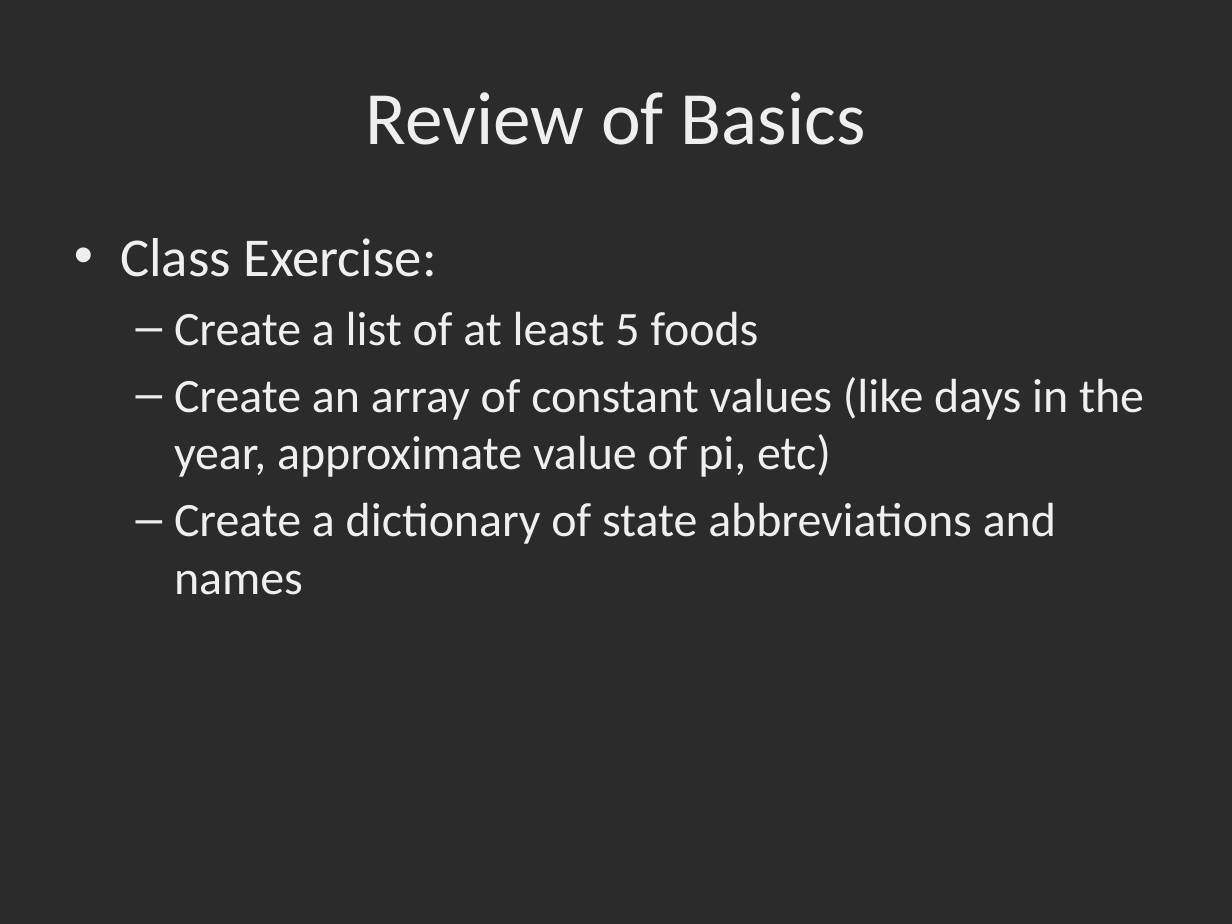
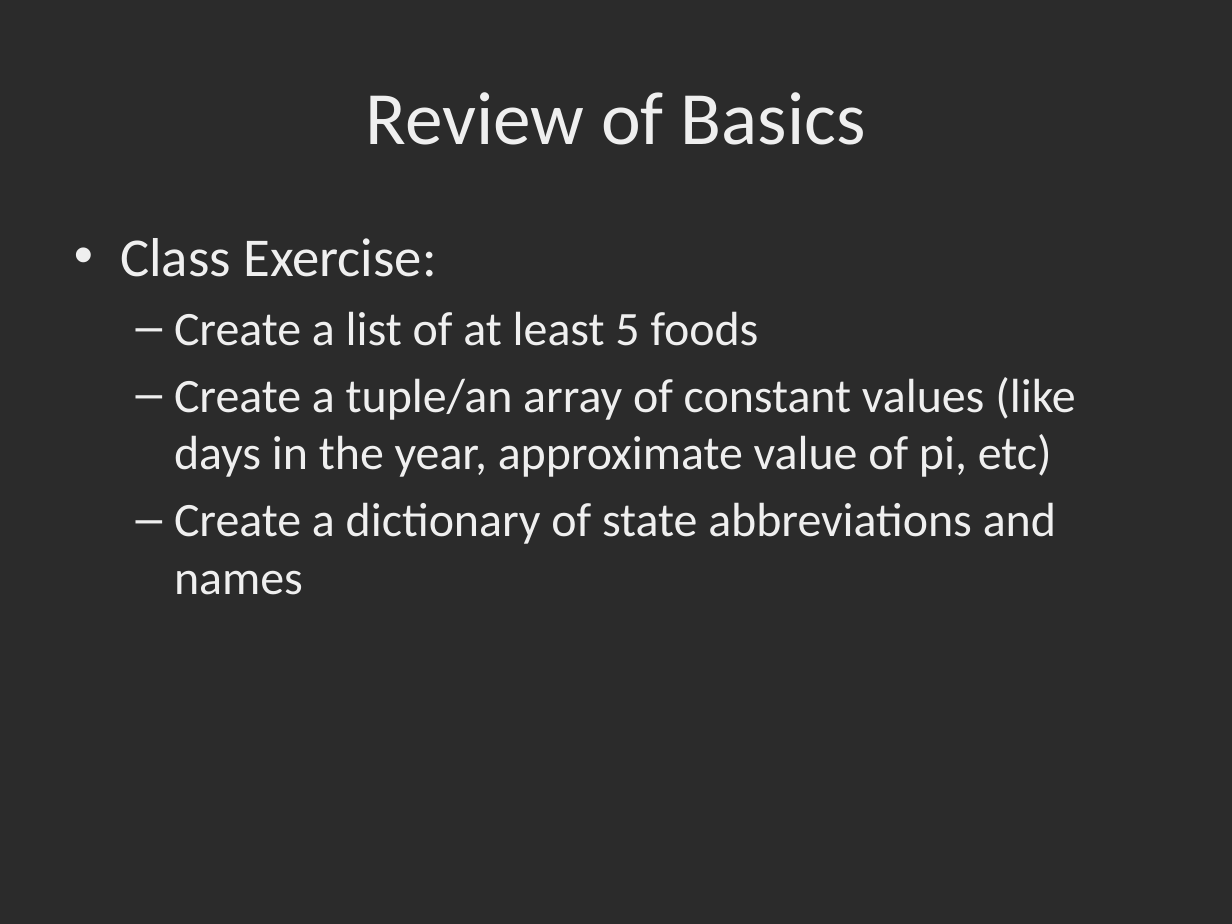
Before and after one commit to dbowmans46/PracticalProgramming, a slide deck: slide 13 of Session 7 - Python/Instructional Material/Python Review and Tutorial.pptx (slide 12 before the commit). Drawn at 1232x924 pixels with LibreOffice and Linux fonts; fonts in the diff are those of the drawing; background and template pictures are left out; a plain dark background stands for a picture behind light text. Boxes give left, top, right and bottom in pixels: in the first picture for what was removed or moved away, otherwise in the second. Text is boxed around its words. In the diff, an @@ line names an element or a change of style, - is before the commit and + after.

Commit message:
Added updated review powerpoint, class example code, and the start of a mini project

```diff
--- a/Session 7 - Python/Instructional Material/Python Review and Tutorial.pptx
+++ b/Session 7 - Python/Instructional Material/Python Review and Tutorial.pptx
@@ text at (x1=174, y1=377, x2=1075, y2=477): text changed @@
-  – Create an array of constant values (like days in the year, approximate value of pi, etc)
+  – Create a tuple/an array of constant values (like days in the year, approximate value of pi, etc)
```
Also in this commit, not shown: 2 other slides changed, 1 slide added, 5 other files.
